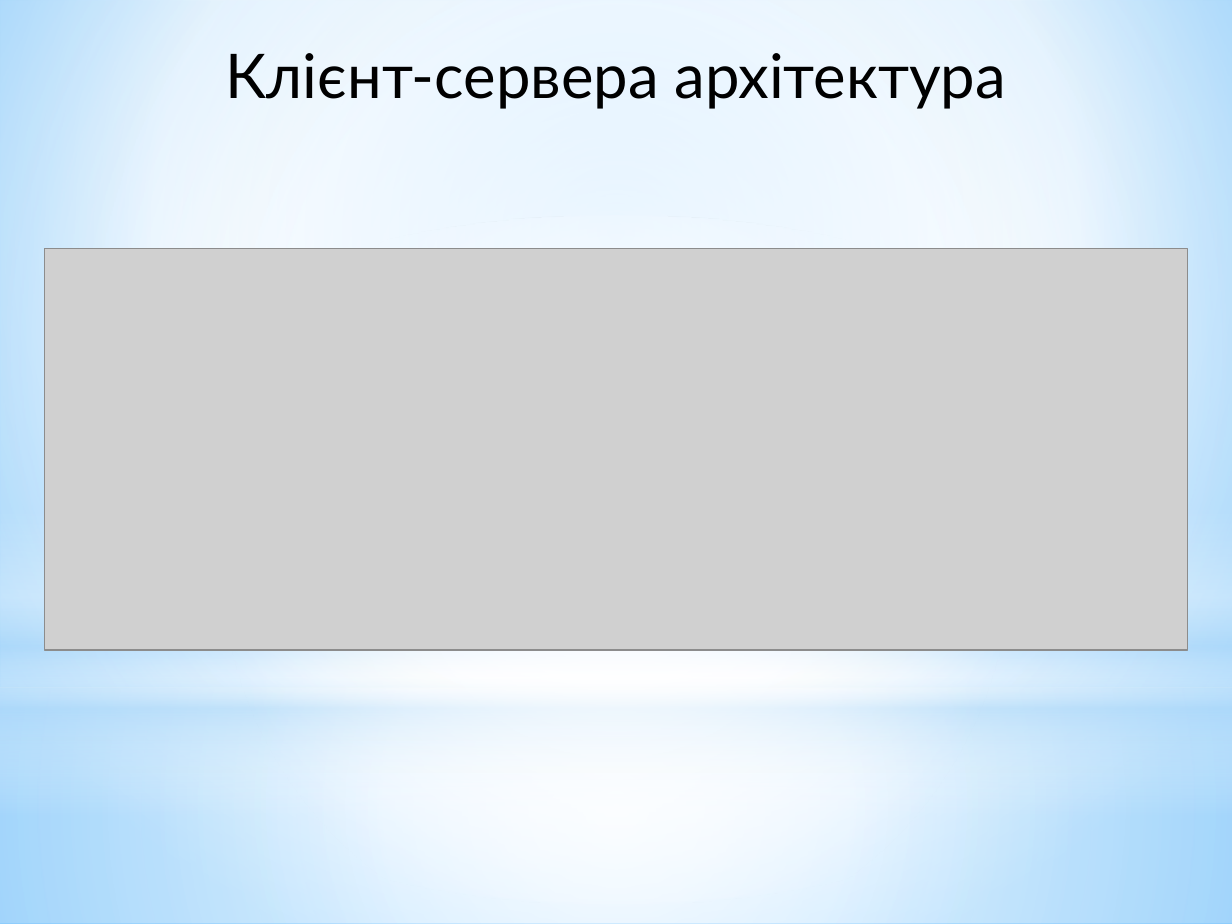
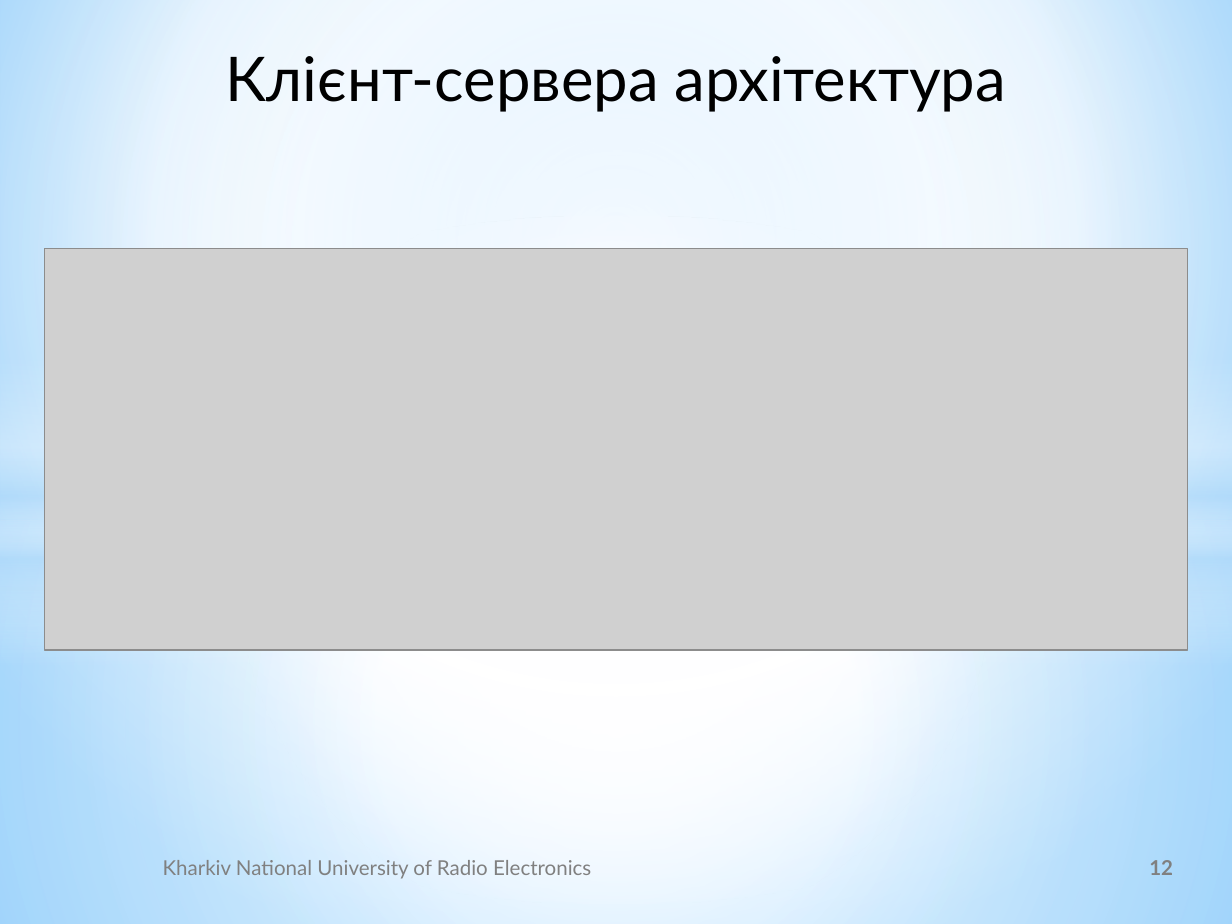
Before and after one commit to UdgineIzotov/diplom-doc, a slide deck: slide 12 of root/Ізотов_Презентация.pptx (slide 11 before the commit). Drawn at 1232x924 pixels with LibreOffice and Linux fonts; fonts in the diff are those of the drawing; grey boxes stand for pictures; background and template pictures are left out. Boxes give left, top, right and bottom in pixels: in the first picture for what was removed or moved away, otherwise in the second. Text is boxed around its words. In the diff, an @@ line names an element or a change of style, - is before the commit and + after.

```diff
--- a/root/Ізотов_Презентация.pptx
+++ b/root/Ізотов_Презентация.pptx
@@ rectangle: place and size @@
-rectangle at bbox=[0, 0, 1232, 687]
+rectangle at bbox=[0, 0, 1232, 521]
@@ rectangle: place and size @@
-rectangle at bbox=[0, 508, 1232, 816]
+rectangle at bbox=[0, 357, 1232, 665]
@@ rectangle: place and size @@
-rectangle at bbox=[0, 687, 1232, 924]
+rectangle at bbox=[0, 521, 1232, 924]
@@ text added at bbox=[163, 860, 591, 879], 12 pt, text #808080 @@
+Kharkiv National University of Radio Electronics
@@ page number added at bbox=[1149, 860, 1173, 875], 12 pt, text #808080, bold @@
+12
```
Also in this commit, not shown: 11 other slides changed, 2 slides added, 1 slide removed, 4 other files.
